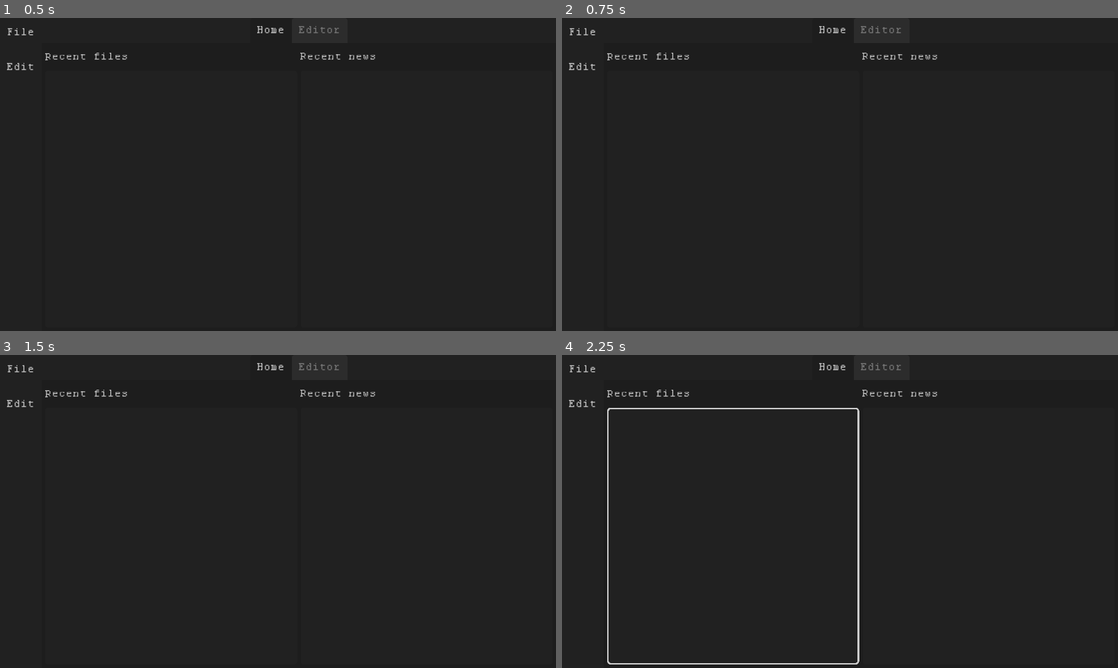
Above: before the commit, frames 1-4 (two rows, left to right).
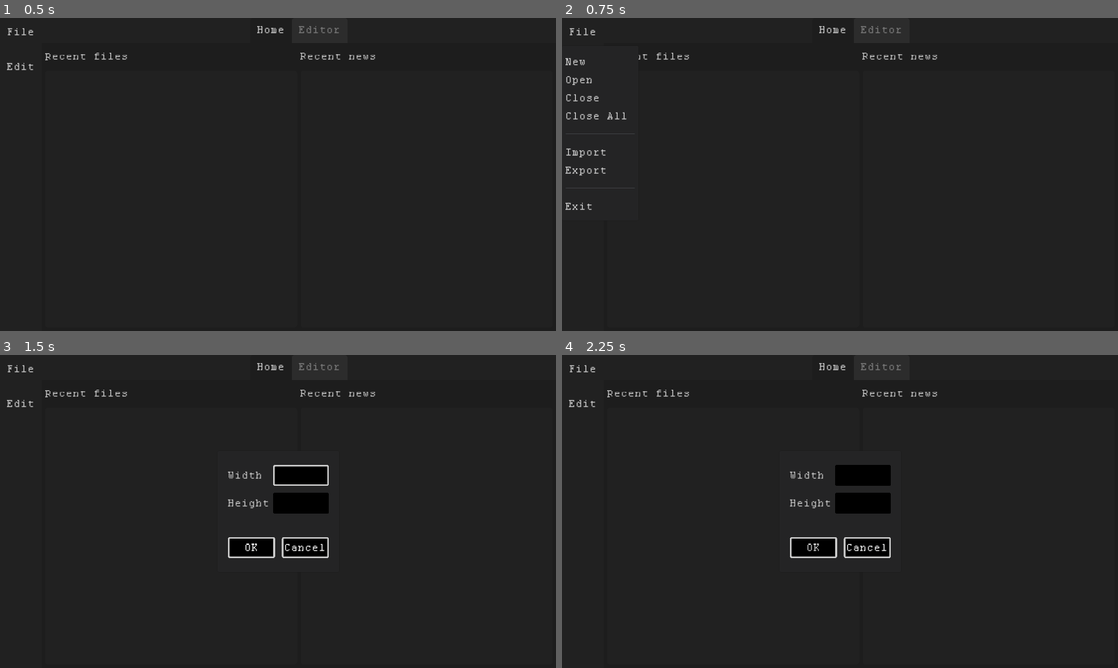
Above: after the commit, the same moments.

Repository: floppyhammer/PixE
Game: Godot game, scene res://scenes/ui/Main.tscn
Same seed, same stepped clock (60 frames per second), same inputs: the game is played once before the commit and once after it.
Inputs (mouse positions are in pixels of both pictures, inside the frame that each line leads up to):
- Up to frame 1 (0.5 s): no input
- Up to frame 2 (0.75 s): click "File" at 0.5 s
- Up to frame 3 (1.5 s): click "Edit" at 1.25 s
- Up to frame 4 (2.25 s): click (812, 549) at 2 s, where only the run after the commit has a clickable "OK"

Frame 1 is identical in both runs. In frame 2, 0.6% of the frame differs, in the area x 0-14%, y 11-62%; in frame 3, 2.6%; in frame 4, 3.4%, in the area x 8-60%, y 16-99%.

Commit message:
Fix Viewport receiving global input

Diff:
--- a/scenes/core/Canvas.gd
+++ b/scenes/core/Canvas.gd
@@ -152,7 +152,8 @@
 	return pos
 
 
-func _on_Canvas_gui_input(event):
+# Pass input events manually due to some input bug of Viewport.
+func receive_gui_input(event):
 	if event is InputEventMouse:
 		if event is InputEventMouseButton and event.button_index == BUTTON_LEFT:
 			if event.pressed:
--- a/scenes/core/Canvas.tscn
+++ b/scenes/core/Canvas.tscn
@@ -28,5 +28,3 @@
 [node name="DebugCamera2D" type="Camera2D" parent="."]
 position = Vector2( 14, 17 )
 zoom = Vector2( 0.1, 0.1 )
-
-[connection signal="gui_input" from="." to="." method="_on_Canvas_gui_input"]
--- a/scenes/core/Editor.gd
+++ b/scenes/core/Editor.gd
@@ -1,10 +1,15 @@
 extends Control
 
 onready var pen_pos_label = $VBoxContainer/InfoBar/PenPosLabel
-onready var canvas_vp_container = $VBoxContainer/OpArea/VBoxContainer/HBoxContainer/ScrollContainer/Panel/CenterContainer/Panel/Bg/ViewportContainer
+onready var canvas_vp_container = $VBoxContainer/OpArea/VBoxContainer/HBoxContainer/ScrollContainer/Panel/Bg/ViewportContainer
 onready var canvas_viewport = canvas_vp_container.get_node("Viewport")
 onready var canvas = canvas_viewport.get_node("Canvas")
 onready var debug_label = $DebugLabel
+onready var color_picker = $CenterContainer/PopupPanel/ColorPicker
+
+
+func _ready():
+	color_picker.get_child(4).get_child(4).get_child(1).hide()
 
 
 func setup(p_image_size : Vector2, p_initial_image : Image = null):
@@ -86,3 +91,8 @@
 
 func _on_Palette_color_selected(p_color):
 	canvas.brush_color = p_color
+
+
+# Pass input events manually due to some input bug of Viewport.
+func _on_ViewportContainer_gui_input(event):
+	canvas.receive_gui_input(event)
--- a/scenes/core/Editor.tscn
+++ b/scenes/core/Editor.tscn
@@ -13,6 +13,7 @@
 [ext_resource path="res://assets/graphics/icon_move.png" type="Texture" id=11]
 [ext_resource path="res://assets/graphics/icon_bucket.png" type="Texture" id=12]
 [ext_resource path="res://scenes/core/ViewportContainer.gd" type="Script" id=13]
+[ext_resource path="res://scenes/ui/CustomColorPicker.tscn" type="PackedScene" id=14]
 
 [sub_resource type="StyleBoxEmpty" id=4]
 
@@ -22,8 +23,6 @@
 bg_color = Color( 0, 0, 0, 1 )
 border_width_bottom = 8
 border_color = Color( 1, 1, 1, 1 )
-
-[sub_resource type="StyleBoxEmpty" id=1]
 
 [sub_resource type="ButtonGroup" id=5]
 
@@ -124,40 +123,25 @@
 custom_constants/separation = 8
 
 [node name="ScrollContainer" type="ScrollContainer" parent="VBoxContainer/OpArea/VBoxContainer/HBoxContainer"]
-margin_right = 1112.0
+margin_right = 1168.0
 margin_bottom = 608.0
 size_flags_horizontal = 3
 size_flags_vertical = 3
 
 [node name="Panel" type="Panel" parent="VBoxContainer/OpArea/VBoxContainer/HBoxContainer/ScrollContainer"]
-margin_right = 1104.0
+margin_right = 1160.0
 margin_bottom = 720.0
 rect_min_size = Vector2( 720, 720 )
-mouse_filter = 2
-size_flags_horizontal = 3
-size_flags_vertical = 3
-
-[node name="CenterContainer" type="CenterContainer" parent="VBoxContainer/OpArea/VBoxContainer/HBoxContainer/ScrollContainer/Panel"]
-anchor_right = 1.0
-anchor_bottom = 1.0
-mouse_filter = 2
-__meta__ = {
-"_edit_use_anchors_": false
-}
-
-[node name="Panel" type="Panel" parent="VBoxContainer/OpArea/VBoxContainer/HBoxContainer/ScrollContainer/Panel/CenterContainer"]
-margin_left = 552.0
-margin_top = 360.0
-margin_right = 552.0
-margin_bottom = 360.0
-custom_styles/panel = SubResource( 1 )
-
-[node name="Bg" type="TextureRect" parent="VBoxContainer/OpArea/VBoxContainer/HBoxContainer/ScrollContainer/Panel/CenterContainer/Panel"]
-margin_left = -73.0
-margin_top = -119.0
-margin_right = -41.0
-margin_bottom = -87.0
+size_flags_horizontal = 3
+size_flags_vertical = 3
+
+[node name="Bg" type="TextureRect" parent="VBoxContainer/OpArea/VBoxContainer/HBoxContainer/ScrollContainer/Panel"]
+margin_left = 494.0
+margin_top = 278.0
+margin_right = 526.0
+margin_bottom = 310.0
 rect_scale = Vector2( 5, 5 )
+mouse_filter = 0
 size_flags_horizontal = 3
 size_flags_vertical = 3
 texture = ExtResource( 3 )
@@ -166,7 +150,7 @@
 "_edit_use_anchors_": false
 }
 
-[node name="ViewportContainer" type="ViewportContainer" parent="VBoxContainer/OpArea/VBoxContainer/HBoxContainer/ScrollContainer/Panel/CenterContainer/Panel/Bg"]
+[node name="ViewportContainer" type="ViewportContainer" parent="VBoxContainer/OpArea/VBoxContainer/HBoxContainer/ScrollContainer/Panel/Bg"]
 anchor_right = 1.0
 anchor_bottom = 1.0
 rect_min_size = Vector2( 32, 32 )
@@ -176,16 +160,18 @@
 "_edit_use_anchors_": false
 }
 
-[node name="Viewport" type="Viewport" parent="VBoxContainer/OpArea/VBoxContainer/HBoxContainer/ScrollContainer/Panel/CenterContainer/Panel/Bg/ViewportContainer"]
+[node name="Viewport" type="Viewport" parent="VBoxContainer/OpArea/VBoxContainer/HBoxContainer/ScrollContainer/Panel/Bg/ViewportContainer"]
 size = Vector2( 32, 32 )
 transparent_bg = true
 handle_input_locally = false
 render_target_clear_mode = 1
 render_target_update_mode = 3
-
-[node name="Canvas" parent="VBoxContainer/OpArea/VBoxContainer/HBoxContainer/ScrollContainer/Panel/CenterContainer/Panel/Bg/ViewportContainer/Viewport" instance=ExtResource( 2 )]
+gui_disable_input = true
+
+[node name="Canvas" parent="VBoxContainer/OpArea/VBoxContainer/HBoxContainer/ScrollContainer/Panel/Bg/ViewportContainer/Viewport" instance=ExtResource( 2 )]
 
 [node name="ScrollContainer2" type="ScrollContainer" parent="VBoxContainer/OpArea/VBoxContainer/HBoxContainer"]
+visible = false
 margin_left = 1120.0
 margin_right = 1168.0
 margin_bottom = 608.0
@@ -310,27 +296,23 @@
 mouse_filter = 2
 
 [node name="PopupPanel" type="PopupPanel" parent="CenterContainer"]
-margin_left = 471.0
+margin_left = 485.0
 margin_top = 84.0
-margin_right = 809.0
+margin_right = 795.0
 margin_bottom = 636.0
 
-[node name="ColorPicker" type="ColorPicker" parent="CenterContainer/PopupPanel"]
+[node name="ColorPicker" parent="CenterContainer/PopupPanel" instance=ExtResource( 14 )]
 margin_left = 8.0
 margin_top = 16.0
-margin_right = 330.0
+margin_right = 302.0
 margin_bottom = 536.0
-presets_enabled = false
-presets_visible = false
-__meta__ = {
-"_edit_use_anchors_": false
-}
 
 [connection signal="color_selected" from="VBoxContainer/OpArea/Palette/Palette" to="." method="_on_Palette_color_selected"]
 [connection signal="text_changed" from="VBoxContainer/OpArea/Palette/ColorCode" to="." method="_on_ColorCode_text_changed"]
 [connection signal="pressed" from="VBoxContainer/OpArea/Palette/HBoxContainer/Add" to="." method="_on_Add_pressed"]
-[connection signal="draw" from="VBoxContainer/OpArea/VBoxContainer/HBoxContainer/ScrollContainer/Panel/CenterContainer/Panel/Bg/ViewportContainer/Viewport/Canvas" to="." method="_on_Canvas_draw"]
-[connection signal="stroke_finished" from="VBoxContainer/OpArea/VBoxContainer/HBoxContainer/ScrollContainer/Panel/CenterContainer/Panel/Bg/ViewportContainer/Viewport/Canvas" to="." method="_on_Canvas_stroke_finished"]
+[connection signal="gui_input" from="VBoxContainer/OpArea/VBoxContainer/HBoxContainer/ScrollContainer/Panel/Bg/ViewportContainer" to="." method="_on_ViewportContainer_gui_input"]
+[connection signal="draw" from="VBoxContainer/OpArea/VBoxContainer/HBoxContainer/ScrollContainer/Panel/Bg/ViewportContainer/Viewport/Canvas" to="." method="_on_Canvas_draw"]
+[connection signal="stroke_finished" from="VBoxContainer/OpArea/VBoxContainer/HBoxContainer/ScrollContainer/Panel/Bg/ViewportContainer/Viewport/Canvas" to="." method="_on_Canvas_stroke_finished"]
 [connection signal="toggled" from="VBoxContainer/OpArea/VBoxContainer/HBoxContainer/ScrollContainer2/VBoxContainer/Pencil" to="." method="_on_Pencil_toggled"]
 [connection signal="toggled" from="VBoxContainer/OpArea/VBoxContainer/HBoxContainer/ScrollContainer2/VBoxContainer/Eraser" to="." method="_on_Eraser_toggled"]
 [connection signal="color_changed" from="CenterContainer/PopupPanel/ColorPicker" to="." method="_on_ColorPicker_color_changed"]
--- a/scenes/core/ViewportContainer.gd
+++ b/scenes/core/ViewportContainer.gd
@@ -6,7 +6,7 @@
 
 # Called when the node enters the scene tree for the first time.
 func _ready():
-	pass # Replace with function body.
+	$Viewport.gui_disable_input = true
 
 
 func _process(delta):
--- /dev/null
+++ b/scenes/ui/CustomColorPicker.gd
@@ -0,0 +1,20 @@
+extends ColorPicker
+tool
+
+# Declare member variables here. Examples:
+# var a = 2
+# var b = "text"
+
+
+# Called when the node enters the scene tree for the first time.
+func _ready():
+	pass
+
+
+# Called every frame. 'delta' is the elapsed time since the previous frame.
+func _process(delta):
+	for i in range(4):
+		get_child(4).get_child(i).get_child(2).size_flags_horizontal = SIZE_EXPAND_FILL
+
+	get_child(4).get_child(4).get_child(1).hide()
+	get_child(4).get_child(4).get_child(3).size_flags_horizontal = SIZE_EXPAND_FILL
--- /dev/null
+++ b/scenes/ui/CustomColorPicker.tscn
@@ -0,0 +1,17 @@
+[gd_scene load_steps=3 format=2]
+
+[ext_resource path="res://scenes/ui/CustomColorPicker.gd" type="Script" id=1]
+[ext_resource path="res://tres/theme_dark.tres" type="Theme" id=2]
+
+[node name="ColorPicker" type="ColorPicker"]
+margin_left = 16.0
+margin_top = 24.0
+margin_right = 322.0
+margin_bottom = 544.0
+theme = ExtResource( 2 )
+presets_enabled = false
+presets_visible = false
+script = ExtResource( 1 )
+__meta__ = {
+"_edit_use_anchors_": false
+}
--- a/scenes/ui/Main.tscn
+++ b/scenes/ui/Main.tscn
@@ -1,11 +1,9 @@
-[gd_scene load_steps=6 format=2]
+[gd_scene load_steps=5 format=2]
 
 [ext_resource path="res://tres/theme_dark.tres" type="Theme" id=1]
 [ext_resource path="res://scenes/ui/OpenSpriteDialog.tscn" type="PackedScene" id=2]
 [ext_resource path="res://scenes/core/Editor.tscn" type="PackedScene" id=3]
 [ext_resource path="res://scenes/ui/Main.gd" type="Script" id=4]
-
-[sub_resource type="ImageTexture" id=1]
 
 [node name="Main" type="Panel"]
 anchor_right = 1.0
@@ -228,11 +226,3 @@
 margin_top = -266.5
 margin_right = 398.0
 margin_bottom = 266.5
-
-[node name="TextureRect" type="TextureRect" parent="."]
-margin_right = 247.0
-margin_bottom = 218.0
-texture = SubResource( 1 )
-__meta__ = {
-"_edit_use_anchors_": false
-}
--- a/tres/theme_dark.tres
+++ b/tres/theme_dark.tres
@@ -23,6 +23,31 @@
 corner_radius_top_right = 4
 corner_radius_bottom_right = 4
 corner_radius_bottom_left = 4
+
+[sub_resource type="StyleBoxEmpty" id=25]
+
+[sub_resource type="StyleBoxEmpty" id=23]
+
+[sub_resource type="StyleBoxEmpty" id=26]
+
+[sub_resource type="StyleBoxEmpty" id=24]
+
+[sub_resource type="StyleBoxFlat" id=20]
+border_width_top = 4
+border_width_bottom = 4
+border_color = Color( 1, 1, 1, 0 )
+
+[sub_resource type="StyleBoxFlat" id=22]
+bg_color = Color( 1, 1, 1, 1 )
+border_width_top = 4
+border_width_bottom = 4
+border_color = Color( 0.8, 0.8, 0.8, 0 )
+
+[sub_resource type="StyleBoxFlat" id=21]
+bg_color = Color( 0, 0, 0, 1 )
+border_width_top = 8
+border_width_bottom = 8
+border_color = Color( 0, 0, 0, 1 )
 
 [sub_resource type="StyleBoxFlat" id=12]
 content_margin_left = 16.0
@@ -146,7 +171,7 @@
 [resource]
 default_font = ExtResource( 1 )
 BoxContainer/constants/separation = 0
-Button/colors/font_color = Color( 0.811765, 0.811765, 0.811765, 1 )
+Button/colors/font_color = Color( 1, 1, 1, 1 )
 Button/colors/font_color_disabled = Color( 0, 0, 0, 1 )
 Button/colors/font_color_hover = Color( 0.811765, 0.811765, 0.811765, 1 )
 Button/colors/font_color_pressed = Color( 0, 0, 0, 1 )
@@ -177,11 +202,11 @@
 CheckBox/icons/unchecked = null
 CheckBox/icons/unchecked_disabled = null
 CheckBox/styles/disabled = null
-CheckBox/styles/focus = null
-CheckBox/styles/hover = null
-CheckBox/styles/hover_pressed = null
-CheckBox/styles/normal = null
-CheckBox/styles/pressed = null
+CheckBox/styles/focus = SubResource( 25 )
+CheckBox/styles/hover = SubResource( 23 )
+CheckBox/styles/hover_pressed = SubResource( 23 )
+CheckBox/styles/normal = SubResource( 23 )
+CheckBox/styles/pressed = SubResource( 26 )
 CheckButton/colors/font_color = Color( 0, 0, 0, 1 )
 CheckButton/colors/font_color_disabled = Color( 0, 0, 0, 1 )
 CheckButton/colors/font_color_hover = Color( 0, 0, 0, 1 )
@@ -196,11 +221,11 @@
 CheckButton/icons/on = null
 CheckButton/icons/on_disabled = null
 CheckButton/styles/disabled = null
-CheckButton/styles/focus = null
-CheckButton/styles/hover = null
-CheckButton/styles/hover_pressed = null
-CheckButton/styles/normal = null
-CheckButton/styles/pressed = null
+CheckButton/styles/focus = SubResource( 24 )
+CheckButton/styles/hover = SubResource( 24 )
+CheckButton/styles/hover_pressed = SubResource( 24 )
+CheckButton/styles/normal = SubResource( 24 )
+CheckButton/styles/pressed = SubResource( 24 )
 ColorPicker/constants/h_width = 0
 ColorPicker/constants/label_width = 0
 ColorPicker/constants/margin = 0
@@ -1144,9 +1169,9 @@
 HSlider/icons/grabber_disabled = null
 HSlider/icons/grabber_highlight = null
 HSlider/icons/tick = null
-HSlider/styles/grabber_area = null
-HSlider/styles/grabber_area_highlight = null
-HSlider/styles/slider = null
+HSlider/styles/grabber_area = SubResource( 20 )
+HSlider/styles/grabber_area_highlight = SubResource( 22 )
+HSlider/styles/slider = SubResource( 21 )
 HSplitContainer/constants/autohide = 0
 HSplitContainer/constants/separation = 0
 HSplitContainer/icons/grabber = null
Not shown: 1 places in tres/theme_dark.tres that only renumber resources
